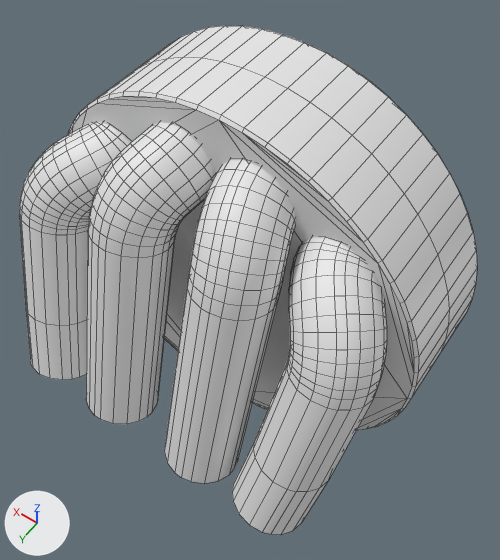
A saved change to the FBX model Static Meshes/Trap/Trap Tower/Originals/TrapExit.fbx.
Before and after are seen from a 50 mm camera at (-1.02, 8.31, 6.51) aimed at (3.48, 2.01, -3.38). Lighting does not change. The marker at lower left points along +X, +Y and +Z. Mesh edges are drawn as thin lines. Where no turn or scale is listed for an object, it has been applied to the vertices. Vertices at the same position are counted once.

The scene before the commit, as lines of its bpy script (objects in view):
```python
me_mesh = bpy.data.meshes.new('Mesh')
me_mesh.from_pydata(...)  # 1435 vertices, 1356 faces; spans x 0.02..7.78, y 0.06..5.04, z -7.41..0.34
ob_trap_part_2 = bpy.data.objects.new('Trap_Part_2', me_mesh)
ob_trap_part_2.location = (0.0, 0.0, 0.0)
```
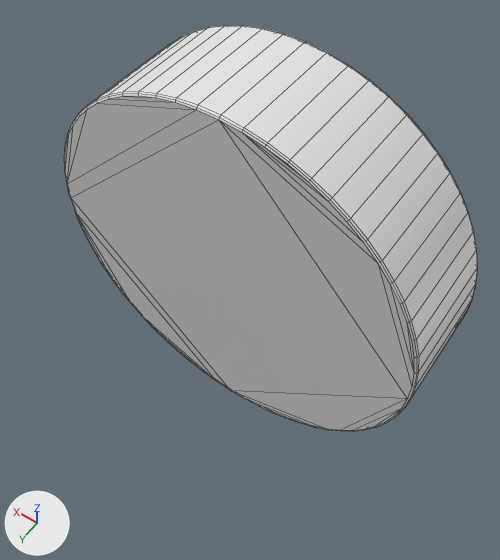
Where the change shows, as pixel boxes (x1, y1, x2, y2) in the pictures (500 x 560 px; the box of a moved part takes in the faces that stretch with it):
'Trap_Part_2', reshaped (10% narrower, 20% shorter): before (19, 26, 477, 534); after (64, 26, 477, 431)
part 1 of me_mesh, deleted: before (19, 122, 130, 380)
part 2 of me_mesh, deleted: before (232, 238, 387, 534)
part 3 of me_mesh, deleted: before (164, 160, 295, 483)
part 4 of me_mesh, deleted: before (86, 122, 215, 424)
part 5 of me_mesh, moved or reshaped: before (68, 26, 477, 430); after (64, 26, 477, 431)

What the commit changed:
me_mesh is used by ob_trap_part_2; location (0.0, 0.0, 0.0).
me_mesh had 1435 vertices, 1356 faces and spanned x 0.02..7.78, y 0.06..5.04, z -7.41..0.34.
me_mesh now has 378 vertices, 379 faces and spans x 0.02..7.78, y 0.06..2.3, z -7.41..0.34.
me_mesh part 1: the loose piece of 320 vertices spanning x 5.4..7.44, y 1.86..5.03, z -5.96..-0.9 is deleted.
me_mesh part 2: the loose piece of 320 vertices spanning x 0.35..2.4, y 1.86..5.03, z -5.96..-0.9 is deleted.
me_mesh part 3: the loose piece of 240 vertices spanning x 2.19..3.89, y 1.87..5.04, z -5.9..-0.2 is deleted.
me_mesh part 4: the loose piece of 240 vertices spanning x 3.91..5.61, y 1.87..5.04, z -5.9..-0.2 is deleted.
Part 5, on me_mesh:
63 vertices are removed from x 0.02..7.78, y 1.18, z -7.41..0.34.
252 faces are deleted.
38 vertices are added at x 0.08..7.58, y 0.07..2.29, z -7.12..0.12.
6 new vertices lie (-0.02, -0.04, 0.0) away from vertices in x 7.3..7.78, y 0.11, z -4.33..-1.66.
6 new vertices lie (-0.01, -0.04, -0.01) away from vertices in x 4.6..7.46, y 0.11, z -2.0..0.28.
6 new vertices lie (0.02, -0.04, 0.0) away from vertices in x 0.02..0.41, y 0.11, z -4.52..-1.83.
6 new vertices lie (-0.01, -0.04, 0.01) away from vertices in x 4.6..7.46, y 0.11, z -7.35..-5.07.
6 new vertices lie (-0.02, 0.04, 0.0) away from vertices in x 7.3..7.78, y 2.25, z -4.33..-1.66.
6 new vertices lie (-0.01, 0.04, -0.01) away from vertices in x 4.6..7.46, y 2.25, z -2.0..0.28.
6 new vertices lie (0.02, 0.04, 0.0) away from vertices in x 0.02..0.41, y 2.25, z -4.52..-1.83.
6 new vertices lie (-0.01, 0.04, 0.01) away from vertices in x 4.6..7.46, y 2.25, z -7.35..-5.07.
5 new vertices lie (0.0, -0.04, -0.01) away from vertices in x 2.28..4.2, y 0.11, z -0.01..0.34.
5 new vertices lie (0.01, -0.04, -0.01) away from vertices in x 0.6..1.62, y 0.11, z -1.49..-0.39.
5 new vertices lie (0.01, -0.04, 0.01) away from vertices in x 0.81..2.63, y 0.11, z -7.2..-5.89.
5 new vertices lie (0.0, -0.04, 0.01) away from vertices in x 2.28..4.2, y 0.11, z -7.41..-7.06.
5 new vertices lie (0.0, 0.04, -0.01) away from vertices in x 2.28..4.2, y 2.25, z -0.01..0.34.
5 new vertices lie (0.01, 0.04, -0.01) away from vertices in x 0.6..1.62, y 2.25, z -1.49..-0.39.
5 new vertices lie (0.01, 0.04, 0.01) away from vertices in x 0.81..2.63, y 2.25, z -7.2..-5.89.
5 new vertices lie (0.0, 0.04, 0.01) away from vertices in x 2.28..4.2, y 2.25, z -7.41..-7.06.
315 new faces join them.
